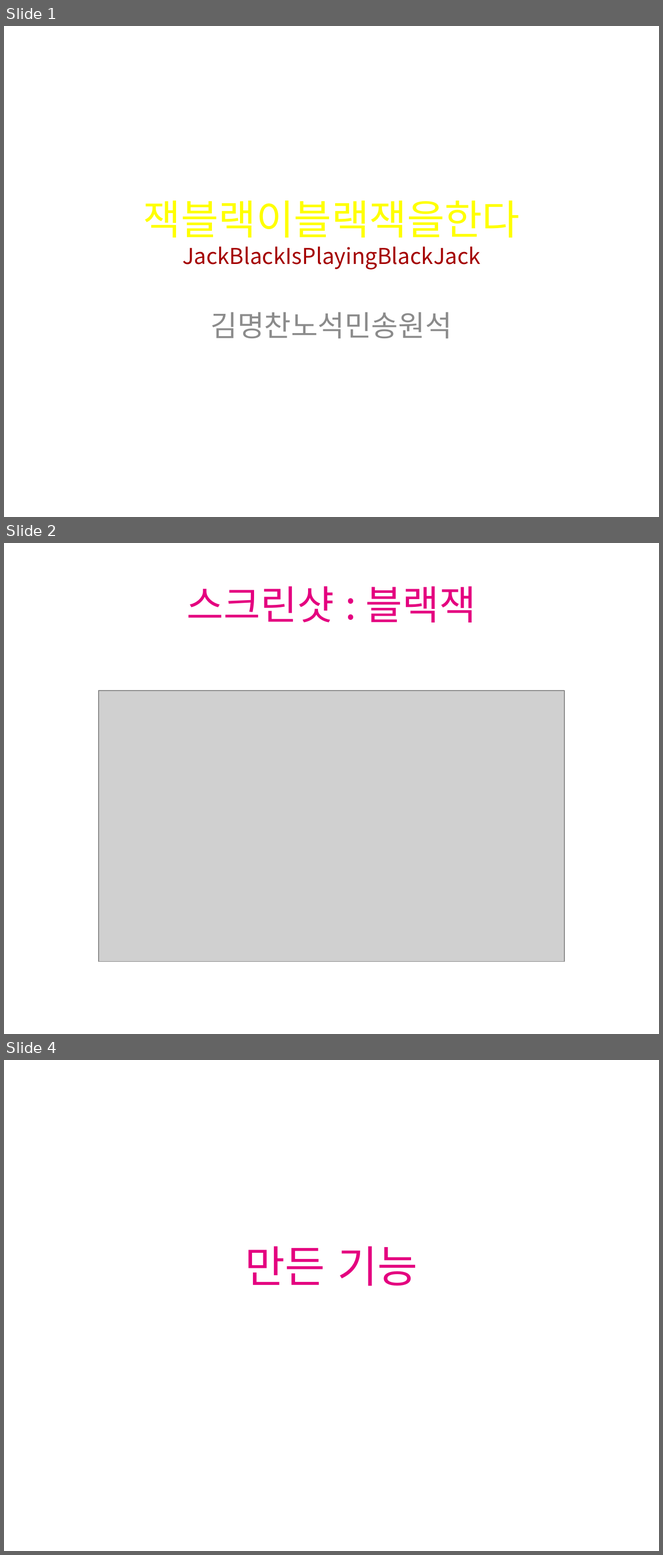
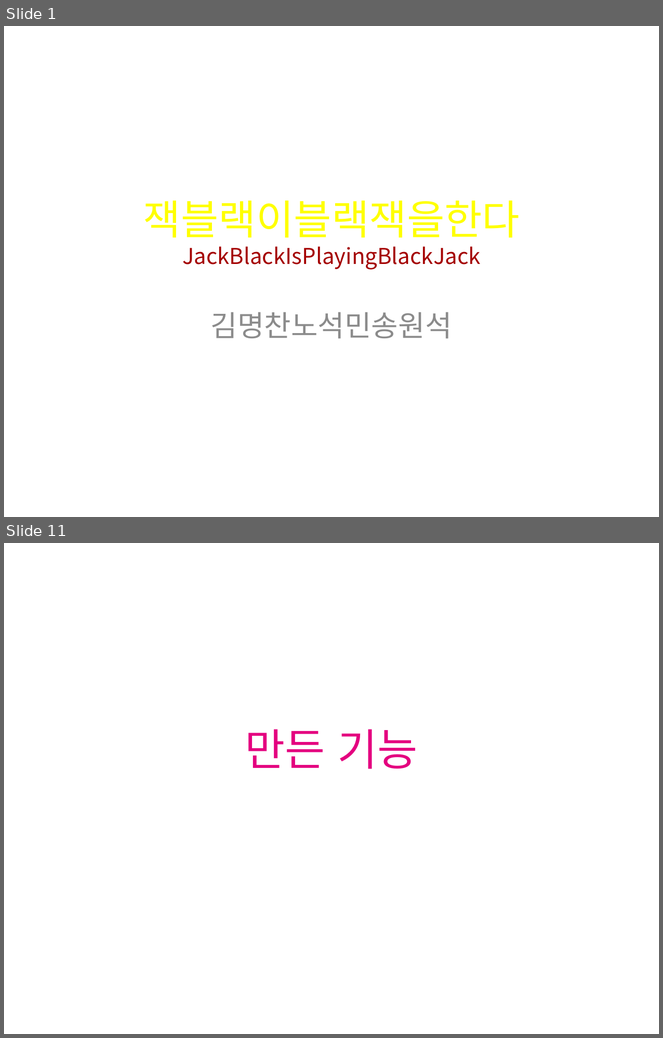
Before and after one commit to seokmin/2016ServerProject, a slide deck: 서버프로젝트.pptx. Shown one above the other, each under a label of ours: slides 1, 2 and 4 before the commit, slides 1 and 11 after it; the slides between them are not shown. The pictures are 663x1555 and 663x1038 pixels, drawn with LibreOffice and Linux fonts; fonts in the diff are those of the drawing; grey boxes stand for pictures; background and template pictures are left out. Boxes give left, top, right and bottom in pixels: in the first picture for what was removed or moved away, otherwise in the second. Text is boxed around its words. In the diff, an @@ line names an element or a change of style, - is before the commit and + after.

```diff
--- a/서버프로젝트.pptx
+++ b/서버프로젝트.pptx
@@ slide 2 removed at box(4, 543, 659, 1034), background picture (left out) @@
@@ title removed at box(187, 586, 476, 623) @@
-스크린샷 : 블랙잭
@@ picture removed at box(98, 691, 564, 962) @@
@@ what was slide 4 is now slide 11 @@
```
Also in this commit, not shown: 5 slides changed, 8 slides added, 1 other slide removed.
